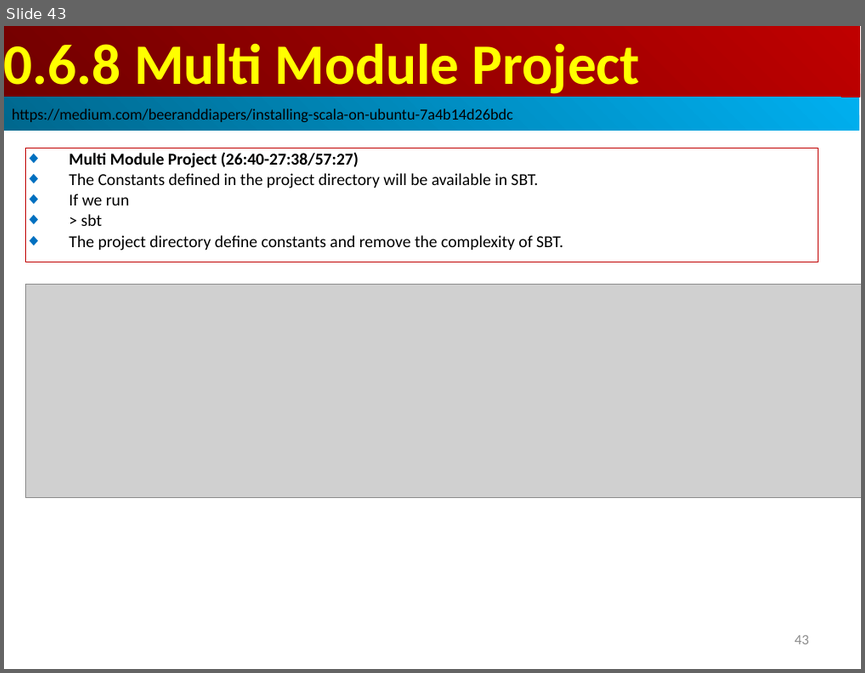
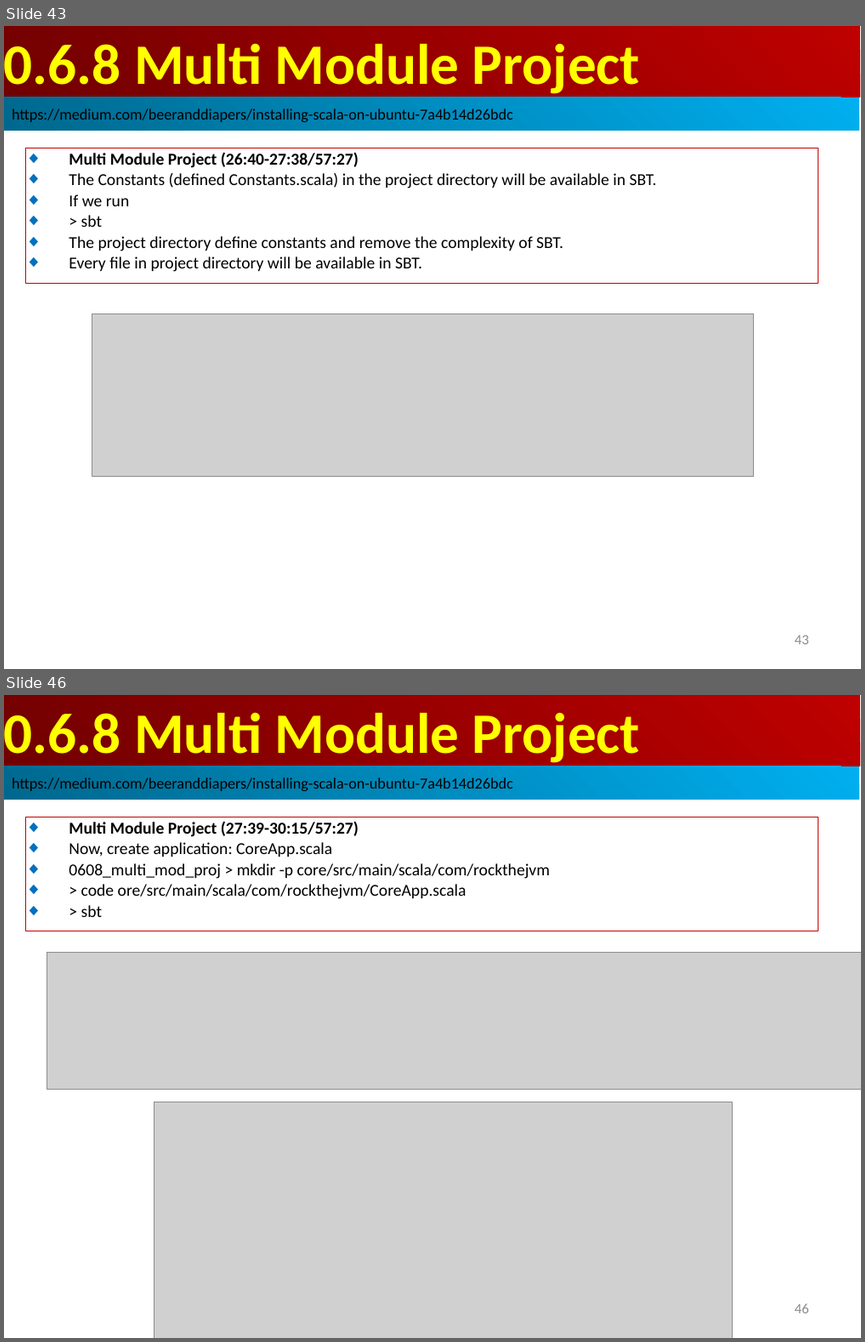
Before and after one commit to peterhchen/AIU_CS800_Chisel, a slide deck: 002_Tool/000_Video/000.06_Run_Scala_SBT.ppt. Shown one above the other, each under a label of ours: slide 43 before the commit, slides 43 and 46 after it; the slides between them are not shown. The pictures are 865x673 and 865x1342 pixels, drawn with LibreOffice and Linux fonts; fonts in the diff are those of the drawing; grey boxes stand for pictures. Boxes give left, top, right and bottom in pixels: in the first picture for what was removed or moved away, otherwise in the second. Text is boxed around its words. In the diff, an @@ line names an element or a change of style, - is before the commit and + after.

```diff
--- a/002_Tool/000_Video/000.06_Run_Scala_SBT.ppt
+++ b/002_Tool/000_Video/000.06_Run_Scala_SBT.ppt
@@ slide 46 added at (x1=4, y1=695, x2=861, y2=1338), background #FFFFFF @@
@@ rectangle added at (x1=4, y1=695, x2=860, y2=766), fill gradient #BF0000 to #710000, 48 pt, text #FFFF00, bold @@
+0.6.8 Multi Module Project
@@ rectangle added at (x1=4, y1=766, x2=859, y2=800), fill gradient #00AFEF to #00688E, 13 pt, text #000000 @@
+https://medium.com/beeranddiapers/installing-scala-on-ubuntu-7a4b14d26bdc
@@ rectangle added at (x1=25, y1=817, x2=818, y2=930), outline #C00000 0.74 pt, 14 pt, text #000000 @@
+◆ Multi Module Project (27:39-30:15/57:27)
+◆ Now, create application: CoreApp.scala
+◆ 0608_multi_mod_proj > mkdir -p core/src/main/scala/com/rockthejvm
+◆ > code ore/src/main/scala/com/rockthejvm/CoreApp.scala
+◆ > sbt
@@ picture added at (x1=46, y1=952, x2=861, y2=1089) @@
@@ picture added at (x1=154, y1=1102, x2=732, y2=1338) @@
@@ page number added at (x1=794, y1=1304, x2=809, y2=1313), 12 pt, text #8B8B8B @@
+46
@@ slide 43 changed as well @@
@@ rectangle "Multi Module Project (26:40-27:38/57:27)" resized from (x1=25, y1=148, x2=818, y2=261) to (x1=25, y1=148, x2=818, y2=283) @@
@@ text in rectangle at (x1=69, y1=173, x2=657, y2=188): text changed @@
-◆ The Constants defined in the project directory will be available in SBT.
+◆ The Constants (defined Constants.scala) in the project directory will be available in SBT.
@@ text in rectangle at (x1=69, y1=256, x2=422, y2=272): paragraph added @@
+◆ Every file in project directory will be available in SBT.
@@ picture resized from (x1=25, y1=284, x2=861, y2=497) to (x1=92, y1=313, x2=754, y2=476) @@
```
Also in this commit, not shown: 3 other slides added.
